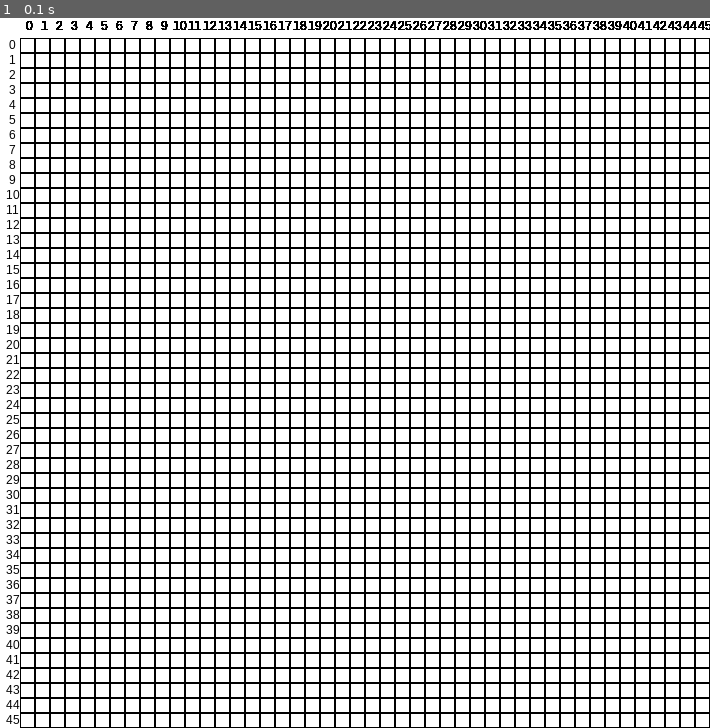
Above: before the commit, frame 1.
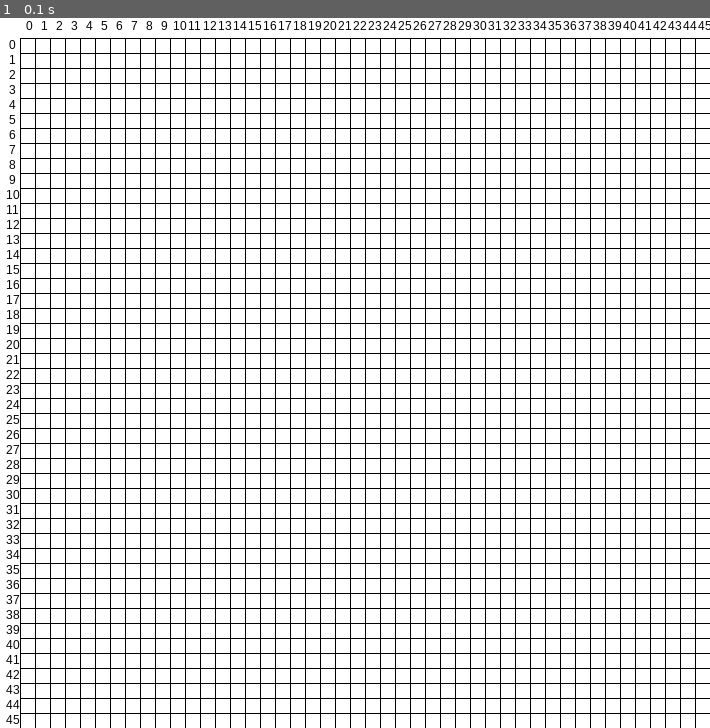
Above: after the commit, the same moment.

Repository: Archanciel/Learning_Pygame
Game: pygame game, started from draw_grid/main.py
Same seed, same stepped clock (60 frames per second), same inputs: the game is played once before the commit and once after it.
Inputs:
- Up to frame 1 (0.1 s): no input

The runs differ from the first frame. In frame 1, 12% of the frame differs, in the area x 2-100%, y 0-100%.

Commit message:
draw grid using lines

Diff:
--- a/draw_grid/main.py
+++ b/draw_grid/main.py
@@ -39,7 +39,25 @@
                 self.surface.blit(text, (colCoord, 1))
                 pg.draw.rect(self.surface, BLACK, pg.Rect(liCoord, colCoord, CELL_SIZE, CELL_SIZE), 1)
 
-
+    def drawUseLine(self):
+        for li in range(self.lineNb):
+            liCoord = GRID_COORD_MARGIN_SIZE + li * CELL_SIZE
+            if li < 10:
+                ident = '   '
+            else:
+                ident = '  '
+            text = self.font.render(ident + str(li), 1, (0, 0, 0))
+            self.surface.blit(text, (0, liCoord))
+            pg.draw.line(self.surface, BLACK, (GRID_COORD_MARGIN_SIZE, liCoord), (self.surface.get_width(), liCoord))
+        for co in range(self.colNb):
+            colCoord = GRID_COORD_MARGIN_SIZE + co * CELL_SIZE
+            if co < 10:
+                ident = '  '
+            else:
+                ident = ' '
+            text = self.font.render(ident + str(co), 1, (0, 0, 0))
+            self.surface.blit(text, (colCoord, 1))
+            pg.draw.line(self.surface, BLACK, (colCoord, GRID_COORD_MARGIN_SIZE), (colCoord,self.surface.get_height()))
 
 class Game:
     def __init__(self):
@@ -100,7 +118,8 @@
         '''
         self.screen.fill(WHITE)
         self.all_sprites.draw(self.screen)
-        self.grid.drawUseRect()
+#        self.grid.drawUseRect()
+        self.grid.drawUseLine()
         # *after* drawing everything, flip the display
         pg.display.flip()
 
